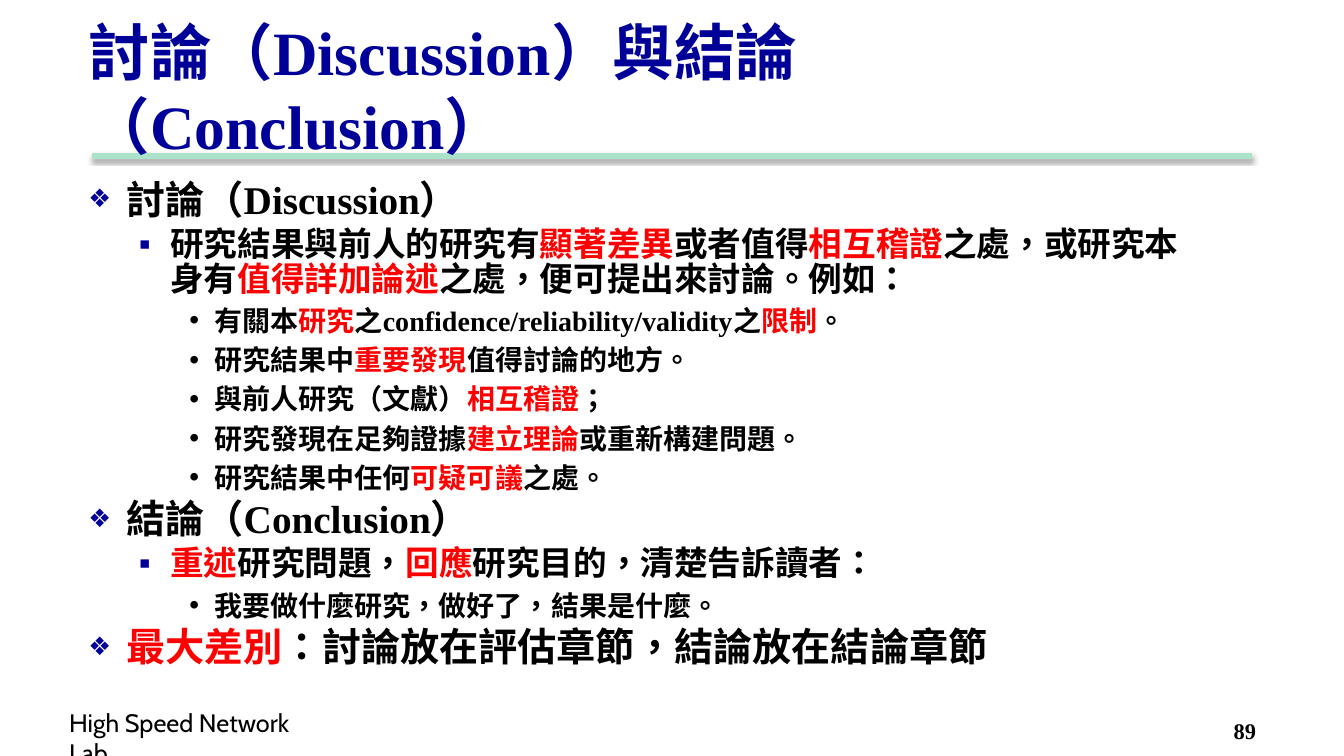
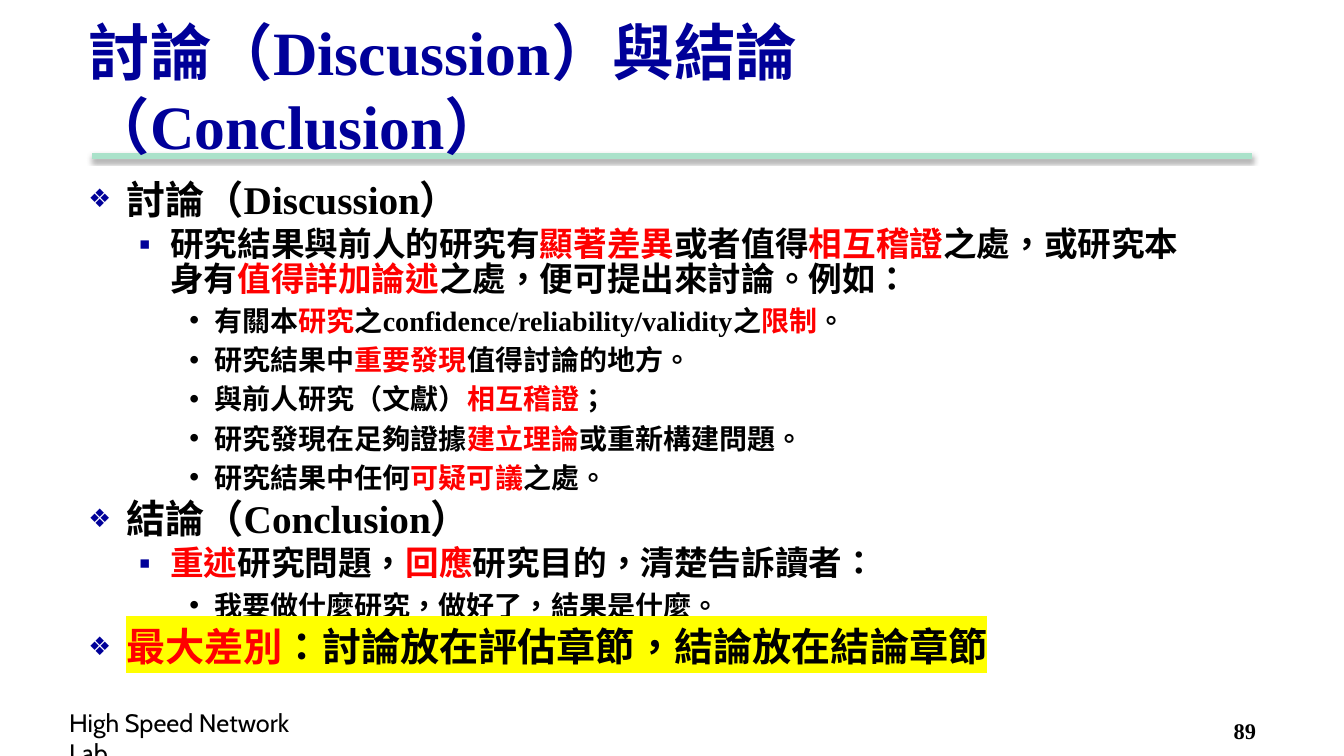
Before and after one commit to carina419/NTUST, a slide deck: slide 89 of MI5014701 科技研究與論文寫作 Technology Research and Thesis Writing/2. Structure.pptx. Drawn at 1344x756 pixels with LibreOffice and Linux fonts; fonts in the diff are those of the drawing; background and template pictures are left out. Boxes give left, top, right and bottom in pixels: in the first picture for what was removed or moved away, otherwise in the second. Text is boxed around its words. In the diff, an @@ line names an element or a change of style, - is before the commit and + after.

Commit message:
更新簡報黨

```diff
--- a/MI5014701 科技研究與論文寫作 Technology Research and Thesis Writing/2. Structure.pptx
+++ b/MI5014701 科技研究與論文寫作 Technology Research and Thesis Writing/2. Structure.pptx
@@ text at (126, 627, 987, 665): highlight none to #FFFF00 in "最大差別：討論放在評估章節，結論放在結論章節" @@
```
